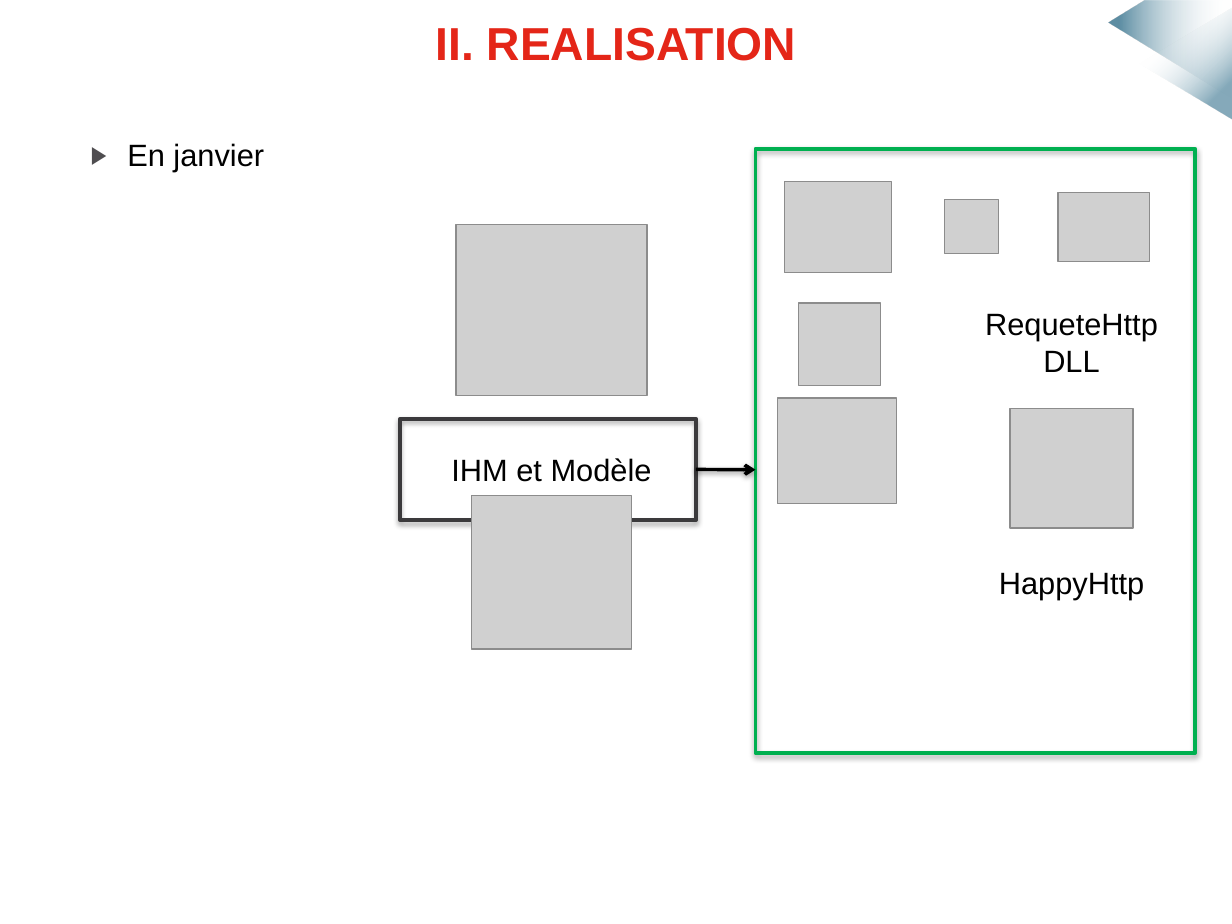
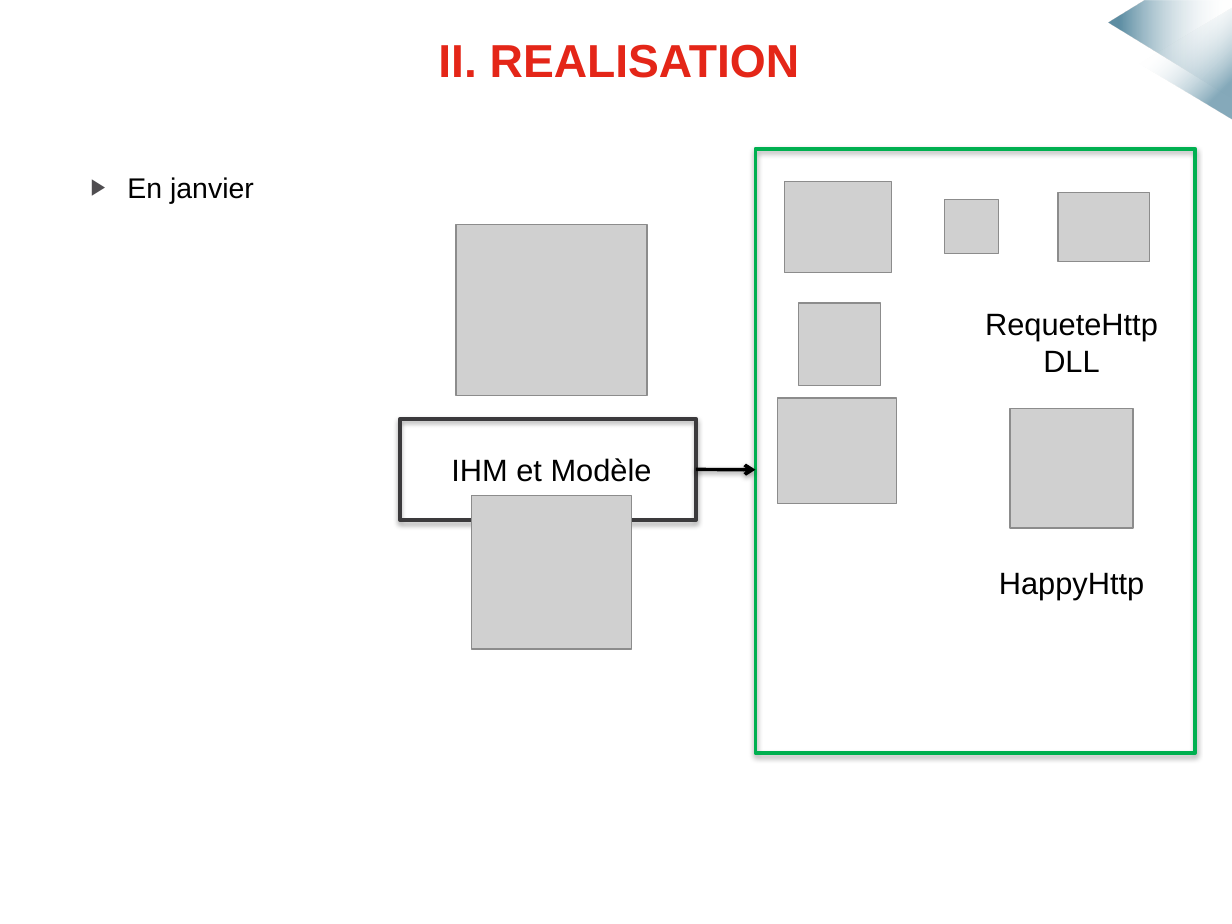
Before and after one commit to mmeven/EP_Domotique_Tablette, a slide deck: slide 7 of Rendu/Diapo_soutenance.pptx. Drawn at 1232x924 pixels with LibreOffice and Linux fonts; fonts in the diff are those of the drawing; grey boxes stand for pictures; background and template pictures are left out. Boxes give left, top, right and bottom in pixels: in the first picture for what was removed or moved away, otherwise in the second. Text is boxed around its words. In the diff, an @@ line names an element or a change of style, - is before the commit and + after.

```diff
--- a/Rendu/Diapo_soutenance.pptx
+++ b/Rendu/Diapo_soutenance.pptx
@@ title "II. REALISATION": place and size @@
-title "II. REALISATION" at bbox=[435, 27, 797, 61]
+title "II. REALISATION" at bbox=[438, 44, 800, 78]
@@ text "En janvier" at bbox=[127, 177, 254, 204]: size 18 to 16.6 pt; line spacing 0.9 to 0.7 @@
```
Also in this commit, not shown: 15 other slides changed, 1 slide removed.
